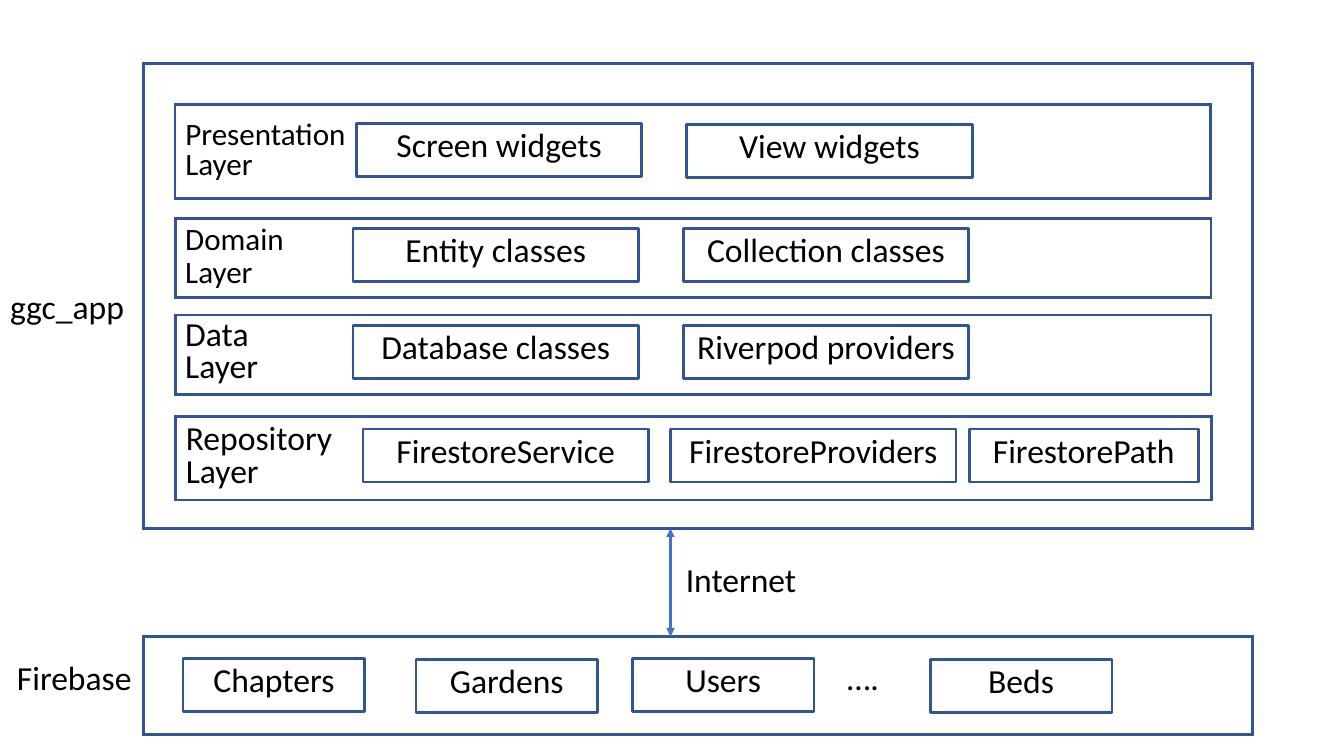
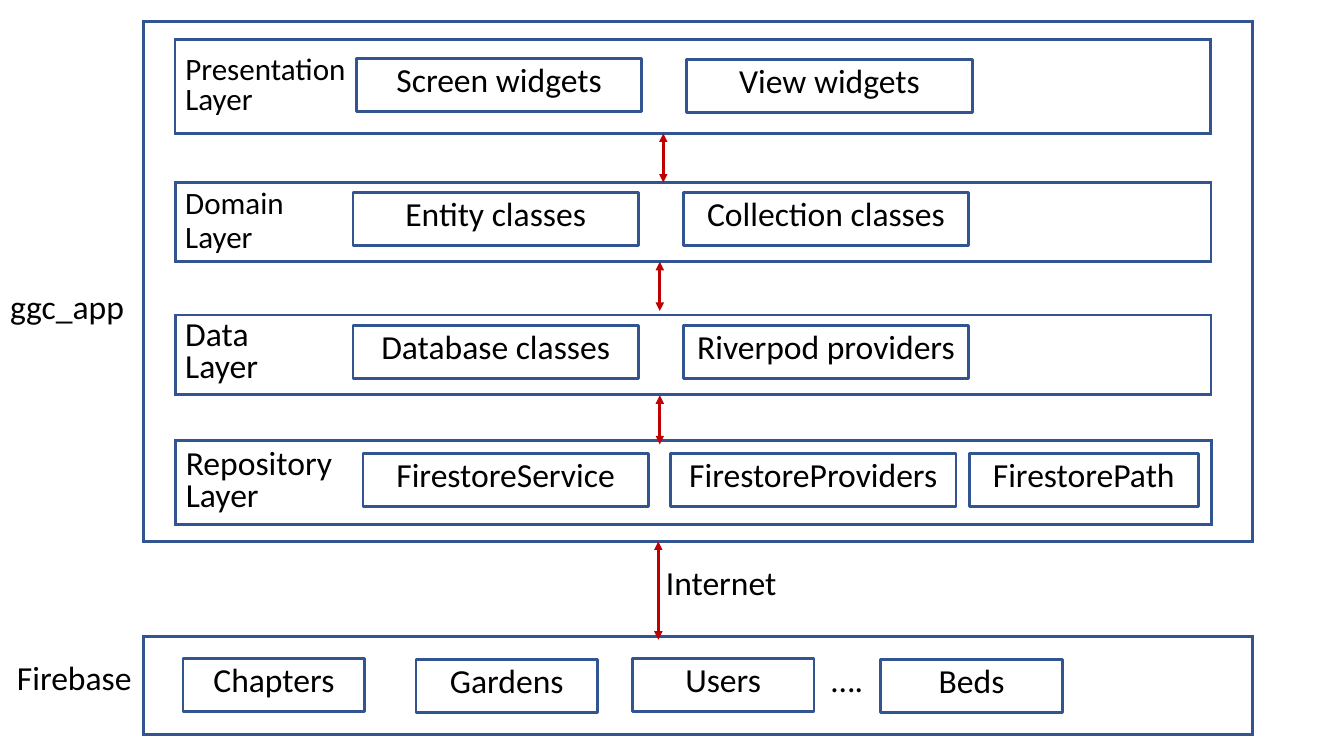
Before and after one commit to geogardenclub/geogardenclub.github.io, a slide deck: slide 1 of static/img/develop/release-1.0/ggc-architecture.pptx. Drawn at 1344x756 pixels with LibreOffice and Linux fonts; fonts in the diff are those of the drawing. Boxes give left, top, right and bottom in pixels: in the first picture for what was removed or moved away, otherwise in the second. Text is boxed around its words. In the diff, an @@ line names an element or a change of style, - is before the commit and + after.

```diff
--- a/static/img/develop/release-1.0/ggc-architecture.pptx
+++ b/static/img/develop/release-1.0/ggc-architecture.pptx
@@ rectangle: place and size @@
-rectangle at bbox=[143, 64, 1252, 528]
+rectangle at bbox=[143, 22, 1252, 542]
@@ 3 rectangles, 1 text: place and size @@
-3 rectangles, 1 text at bbox=[175, 105, 1212, 199]
+3 rectangles, 1 text at bbox=[175, 39, 1212, 133]
@@ double arrow added from (663, 133) to (663, 182), #C00000 2 pt @@
@@ 3 rectangles, 1 text: place and size @@
-3 rectangles, 1 text at bbox=[175, 219, 1212, 298]
+3 rectangles, 1 text at bbox=[175, 182, 1212, 262]
@@ double arrow added from (660, 262) to (660, 311), #C00000 2 pt @@
@@ double arrow added from (660, 395) to (660, 445), #C00000 2 pt @@
@@ 4 rectangles, 1 text: place and size @@
-4 rectangles, 1 text at bbox=[175, 416, 1212, 500]
+4 rectangles, 1 text at bbox=[175, 441, 1212, 524]
@@ text "Internet": place and size @@
-text "Internet" at bbox=[686, 570, 796, 593]
+text "Internet" at bbox=[666, 573, 776, 596]
@@ double arrow moved from (670, 528) - (670, 636) to (658, 541) - (658, 640) @@
@@ double arrow (658, 541) - (658, 640): stroke #4472C4 2 pt to #C00000 2 pt @@
@@ text "….": place and size @@
-text "…." at bbox=[754, 656, 972, 727]
+text "…." at bbox=[739, 658, 957, 729]
@@ rectangle "Beds": place and size @@
-rectangle "Beds" at bbox=[931, 659, 1112, 713]
+rectangle "Beds" at bbox=[881, 659, 1063, 713]
```
Also in this commit, not shown: 7 other files.
